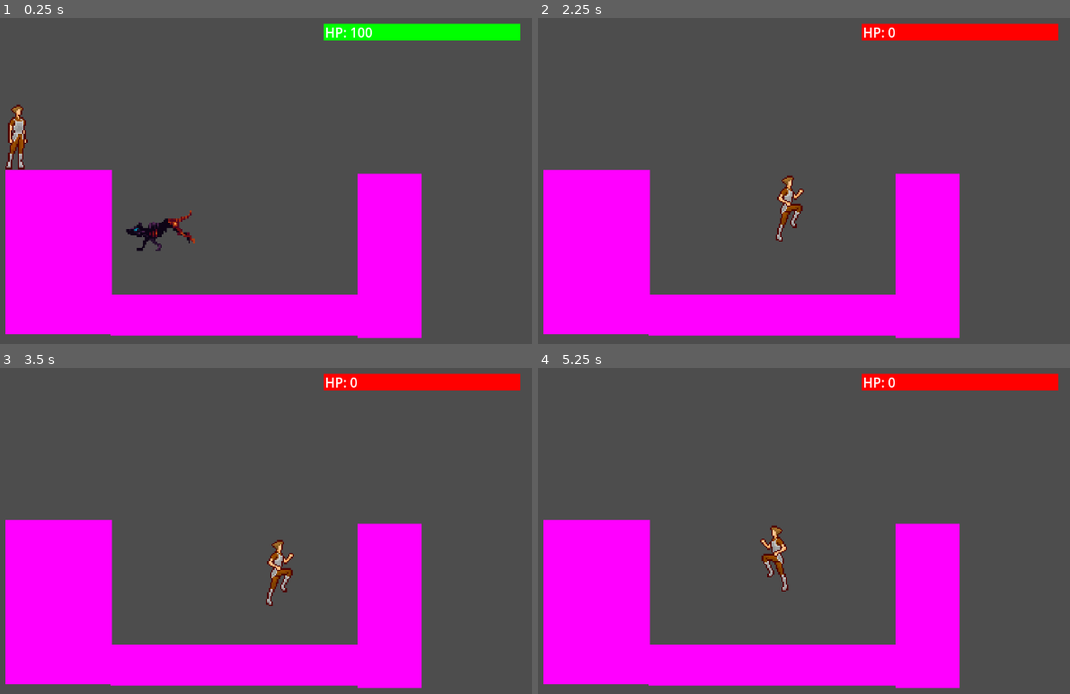
Above: before the commit, frames 1-4 (two rows, left to right).
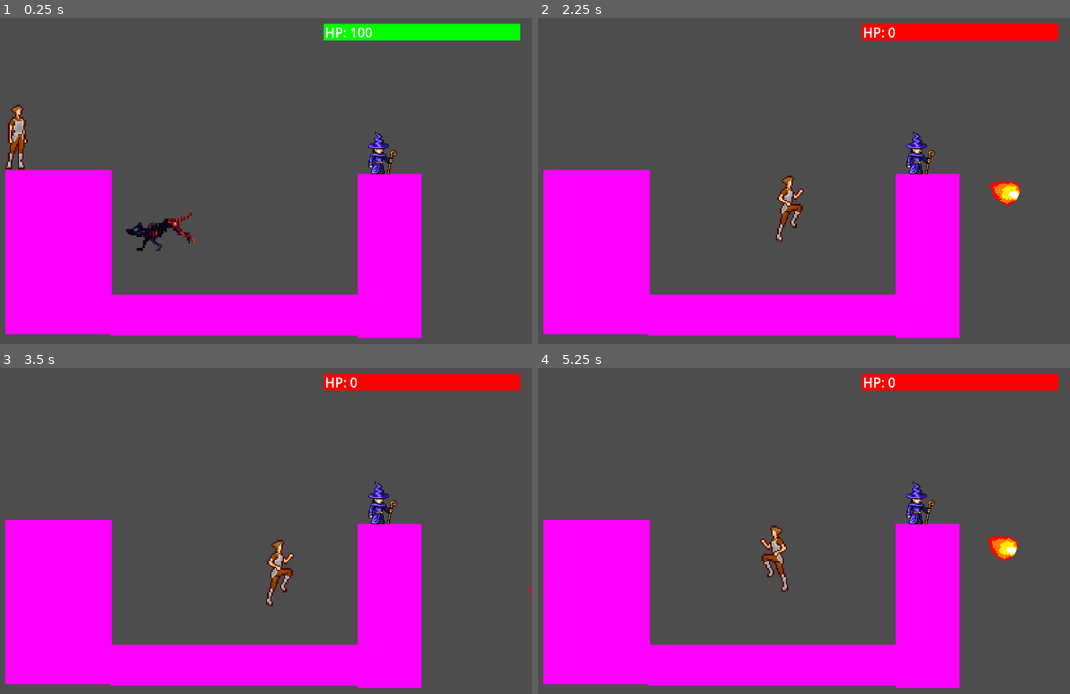
Above: after the commit, the same moments.

Repository: Max-Harold/GameJam25UD
Game: Godot game, scene res://scenes/test.tscn
Same seed, same stepped clock (60 frames per second), same inputs: the game is played once before the commit and once after it.
Inputs:
- Up to frame 1 (0.25 s): no input
- Up to frame 2 (2.25 s): tap Enter (ui_accept) at 0.5, 0.6, 0.77, 1.07, 1.35, 1.52, 1.82, 2.1 s; hold Right (ui_right) 0.53-2.03 s; hold Left (ui_left) from 2.03 s (still down)
- Up to frame 3 (3.5 s): release Left (ui_left) at 2.78 s; hold Right (ui_right) from 2.78 s (still down); tap Enter (ui_accept) at 2.85, 3.02, 3.32 s
- Up to frame 4 (5.25 s): tap Enter (ui_accept) at 3.6, 3.77, 4.07, 4.35, 4.52, 4.82, 5.1 s; release Right (ui_right) at 4.28 s; hold Left (ui_left) 4.28-5.03 s; hold Right (ui_right) from 5.03 s (still down)

The runs differ from the first frame. In frame 1, 0.4% of the frame differs, in the area x 69-75%, y 34-48%; in frame 2, 0.7%; in frame 3, 0.4%; in frame 4, 0.7%, in the area x 69-91%, y 34-60%.

Commit message:
broken ahh foirwizard

Diff:
--- /dev/null
+++ b/enemies/foirwizard/foirwizard.gd
@@ -0,0 +1,12 @@
+extends CharacterBody2D
+var foirball:PackedScene
+var sum=0.0
+func _ready()->void:
+	foirball=preload('res://foirball/foirball.tscn')
+func _process(delta:float)->void:
+	sum+=delta
+	if sum>1:
+		sum=0.0
+		var inst=foirball.instantiate()
+		inst.set_init_data(get_tree().get_first_node_in_group('player').get_position())
+		add_child(inst)
--- /dev/null
+++ b/enemies/foirwizard/foirwizard.tscn
@@ -0,0 +1,33 @@
+[gd_scene load_steps=6 format=3 uid="uid://ptofbjhqrxqh"]
+
+[ext_resource type="Script" path="res://enemies/foirwizard/foirwizard.gd" id="1_lyjhq"]
+[ext_resource type="Texture2D" uid="uid://tq4wovlg3mkm" path="res://enemies/foirwizard/idle.png" id="2_nky8f"]
+
+[sub_resource type="AtlasTexture" id="AtlasTexture_kjswt"]
+atlas = ExtResource("2_nky8f")
+region = Rect2(0, 0, 60, 86)
+
+[sub_resource type="SpriteFrames" id="SpriteFrames_16ruf"]
+animations = [{
+"frames": [{
+"duration": 1.0,
+"texture": SubResource("AtlasTexture_kjswt")
+}],
+"loop": true,
+"name": &"idle",
+"speed": 5.0
+}]
+
+[sub_resource type="RectangleShape2D" id="RectangleShape2D_ie2ln"]
+size = Vector2(42, 65)
+
+[node name="CharacterBody2D" type="CharacterBody2D"]
+script = ExtResource("1_lyjhq")
+
+[node name="AnimatedSprite2D" type="AnimatedSprite2D" parent="."]
+sprite_frames = SubResource("SpriteFrames_16ruf")
+animation = &"idle"
+
+[node name="CollisionShape2D" type="CollisionShape2D" parent="."]
+position = Vector2(0, -7.5)
+shape = SubResource("RectangleShape2D_ie2ln")
--- a/foirball/foirball.gd
+++ b/foirball/foirball.gd
@@ -1,15 +1,19 @@
 extends Sprite2D
-var dest:Vector2#the point we're moving towards
+var dest:Vector2
 func set_init_data(data):
+	var pos=get_global_position()
+	var xd=data.x-pos.x
+	var yd=data.y-pos.y
 	var scale=1000000
-	dest=Vector2(data.x*scale,data.y*scale)
+	dest=Vector2(pos.x+xd*scale,pos.y+yd*scale)
 func _ready()->void:
 	look_at(Vector2(-dest.x,-dest.y))
 func _process(delta: float)->void:
-	var pos=get_position()
+	var pos=get_global_position()
 	var xd=dest.x-pos.x
 	var yd=dest.y-pos.y
 	var t=sqrt(xd*xd+yd*yd)/10
-	set_position(Vector2(pos.x+xd/t,pos.y+yd/t))
+	set_global_position(Vector2(pos.x+xd/t,pos.y+yd/t))
 func _on_area_2d_body_entered(body: Node2D) -> void:
-	queue_free()
+	pass
+	#queue_free()
--- a/foirwizard.gd
+++ /dev/null
@@ -1,25 +0,0 @@
-extends CharacterBody2D
-
-
-const SPEED = 300.0
-const JUMP_VELOCITY = -400.0
-
-
-func _physics_process(delta: float) -> void:
-	# Add the gravity.
-	if not is_on_floor():
-		velocity += get_gravity() * delta
-
-	# Handle jump.
-	if Input.is_action_just_pressed("ui_accept") and is_on_floor():
-		velocity.y = JUMP_VELOCITY
-
-	# Get the input direction and handle the movement/deceleration.
-	# As good practice, you should replace UI actions with custom gameplay actions.
-	var direction := Input.get_axis("ui_left", "ui_right")
-	if direction:
-		velocity.x = direction * SPEED
-	else:
-		velocity.x = move_toward(velocity.x, 0, SPEED)
-
-	move_and_slide()
--- a/scenes/test.tscn
+++ b/scenes/test.tscn
@@ -1,9 +1,10 @@
-[gd_scene load_steps=5 format=3 uid="uid://cw1j0nu7440dh"]
+[gd_scene load_steps=6 format=3 uid="uid://cw1j0nu7440dh"]
 
-[ext_resource type="PackedScene" uid="uid://b7wx4ic7bw7hv" path="res://environment/tmp_platform.tscn" id="1_mb6cc"]
+[ext_resource type="PackedScene" path="res://environment/tmp_platform.tscn" id="1_mb6cc"]
 [ext_resource type="PackedScene" uid="uid://bkg6injskej1a" path="res://enemies/color_hound/color_hound.tscn" id="2_akfne"]
 [ext_resource type="PackedScene" uid="uid://b1ioi4bpxgmyn" path="res://player/player.tscn" id="3_adyui"]
 [ext_resource type="PackedScene" uid="uid://bc7jnute1v1jg" path="res://player/player_health.tscn" id="4_0avg7"]
+[ext_resource type="PackedScene" uid="uid://ptofbjhqrxqh" path="res://enemies/foirwizard/foirwizard.tscn" id="5_4n3ym"]
 
 [node name="Node2D" type="Node2D"]
 
@@ -28,3 +29,6 @@
 healthbar = NodePath("../PlayerHealth")
 
 [node name="PlayerHealth" parent="." instance=ExtResource("4_0avg7")]
+
+[node name="foirwizard" parent="." instance=ExtResource("5_4n3ym")]
+position = Vector2(912, 232)
